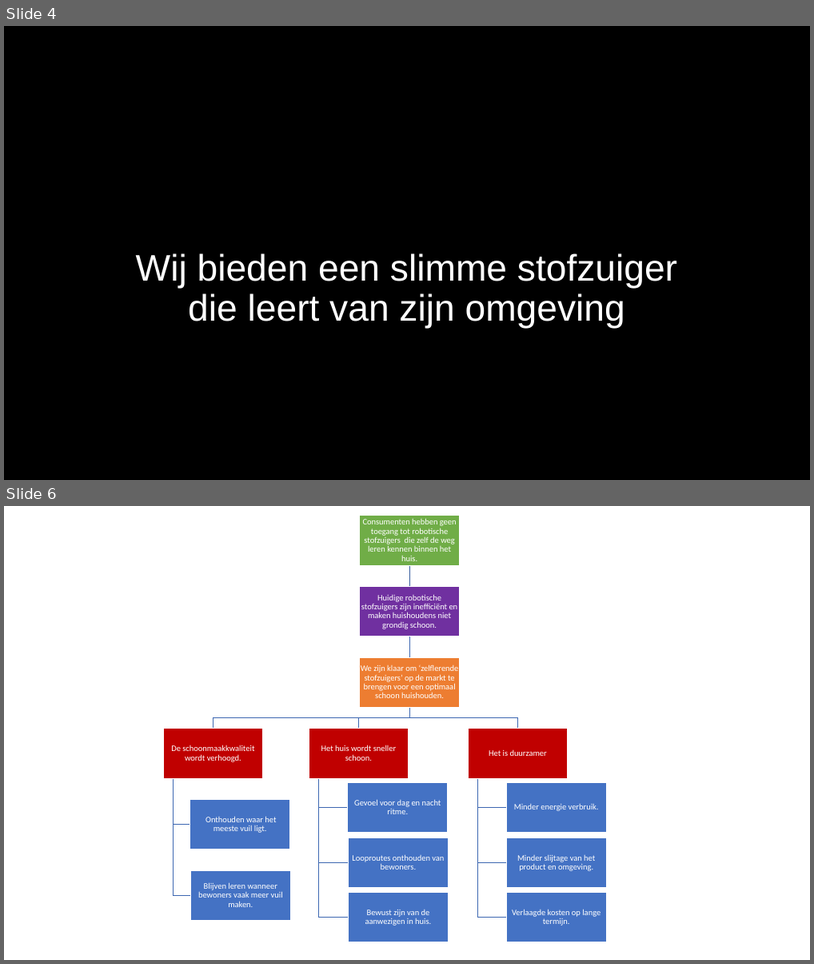
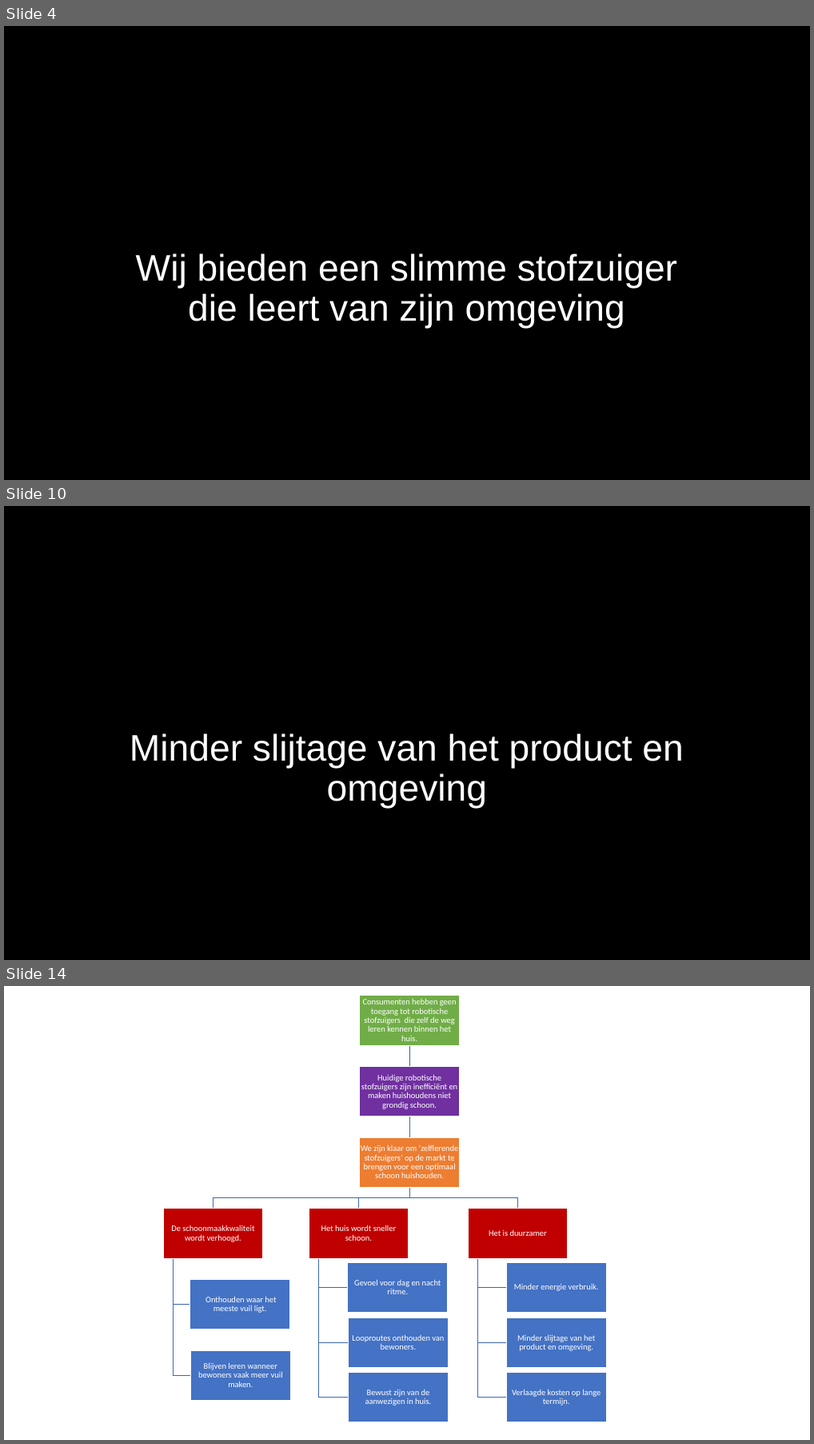
Before and after one commit to WouterNoordhof/NotS-P-Stofzuiger, a slide deck: docs/Presentaties/StoryboardPresentatie.pptx. Shown one above the other, each under a label of ours: slides 4 and 6 before the commit, slides 4, 10 and 14 after it; the slides between them are not shown. The pictures are 814x964 and 814x1444 pixels, drawn with LibreOffice and Linux fonts; fonts in the diff are those of the drawing; background and template pictures are left out. Boxes give left, top, right and bottom in pixels: in the first picture for what was removed or moved away, otherwise in the second. Text is boxed around its words. In the diff, an @@ line names an element or a change of style, - is before the commit and + after.

```diff
--- a/docs/Presentaties/StoryboardPresentatie.pptx
+++ b/docs/Presentaties/StoryboardPresentatie.pptx
@@ slide 10 added at [4,506,810,960], background picture (left out) @@
@@ title added at [130,733,683,808], 44 pt, text #FFFFFF @@
+Minder slijtage van het product en omgeving
@@ what was slide 6 is now slide 14 @@
```
Also in this commit, not shown: 1 slide changed, 8 other slides added, 1 slide removed.
